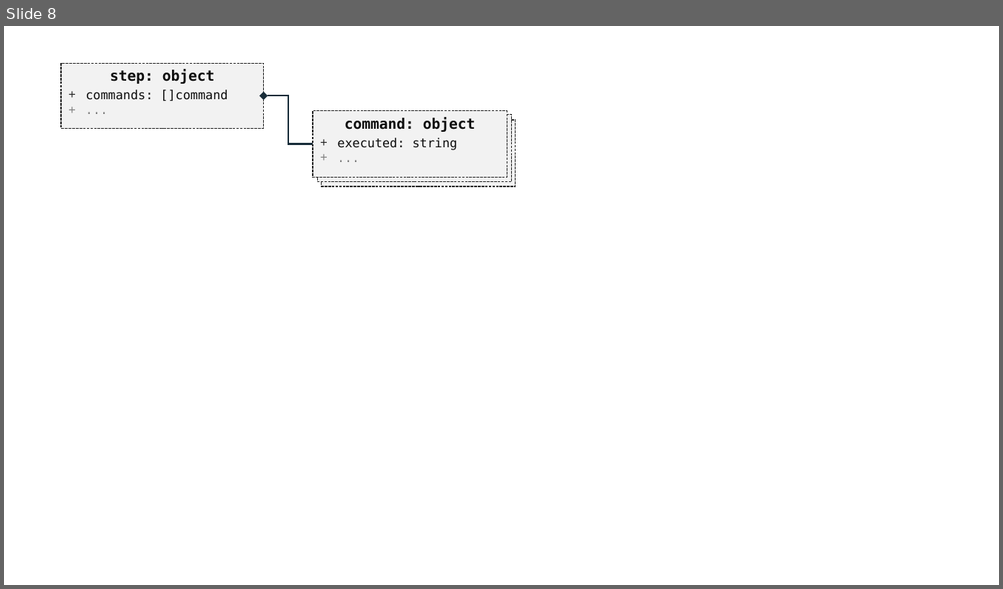
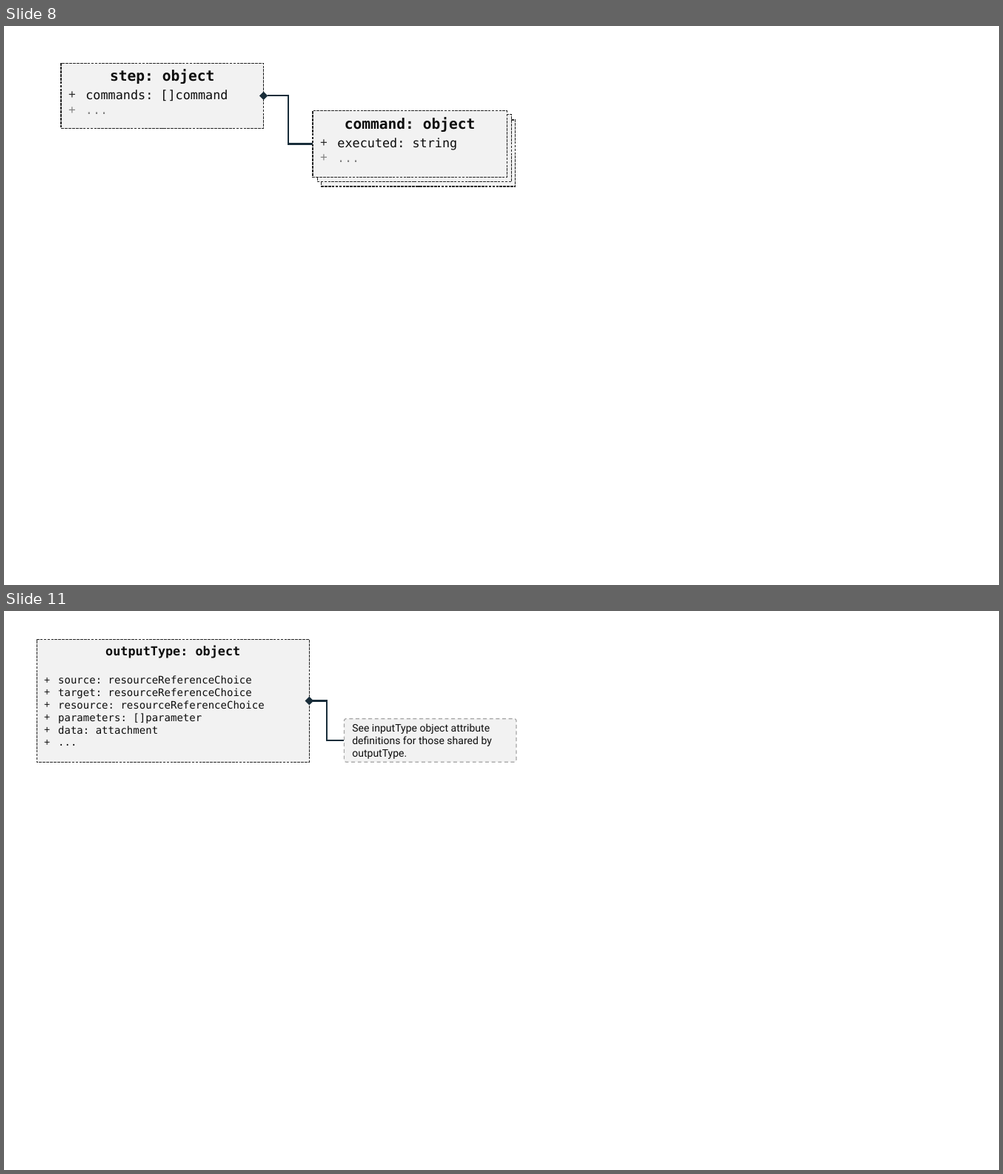
Before and after one commit to CycloneDX/guides, a slide deck: MBOM/en/images/CycloneDX-Formulation-diagrams.pptx. Shown one above the other, each under a label of ours: slide 8 before the commit, slides 8 and 11 after it; the slides between them are not shown. The pictures are 1003x589 and 1003x1174 pixels, drawn with LibreOffice and Linux fonts; fonts in the diff are those of the drawing. Boxes give left, top, right and bottom in pixels: in the first picture for what was removed or moved away, otherwise in the second. Text is boxed around its words. In the diff, an @@ line names an element or a change of style, - is before the commit and + after.

```diff
--- a/MBOM/en/images/CycloneDX-Formulation-diagrams.pptx
+++ b/MBOM/en/images/CycloneDX-Formulation-diagrams.pptx
@@ slide 11 added at (x1=4, y1=611, x2=999, y2=1170), background #FFFFFF @@
@@ rectangle added at (x1=37, y1=640, x2=310, y2=762), fill #F2F2F2, outline #262626 1.75 pt dashed, 20 pt, text #0D0D0D @@
+outputType: object
++ source: resourceReferenceChoice
++ target: resourceReferenceChoice
++ resource: resourceReferenceChoice
++ parameters: []parameter
++ data: attachment
++ ...
@@ elbow arrow added from (344, 741) to (309, 701), #1A2D3A 3.25 pt @@
@@ rounded rectangle added at (x1=344, y1=719, x2=516, y2=762), fill #F2F2F2, outline #A6A6A6 1.75 pt dashed, 20 pt, text #0D0D0D @@
+See inputType object attribute definitions for those shared by outputType.
```
Also in this commit, not shown: 2 slides changed, 2 other slides added, 6 other files.
